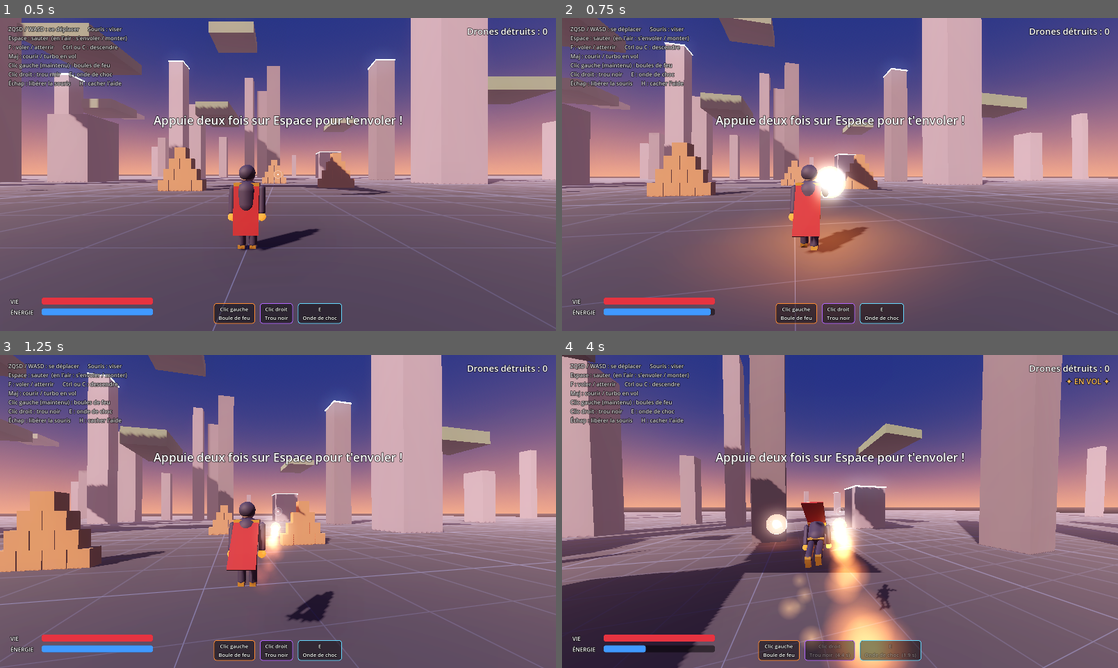
Above: before the commit, frames 1-4 (two rows, left to right).
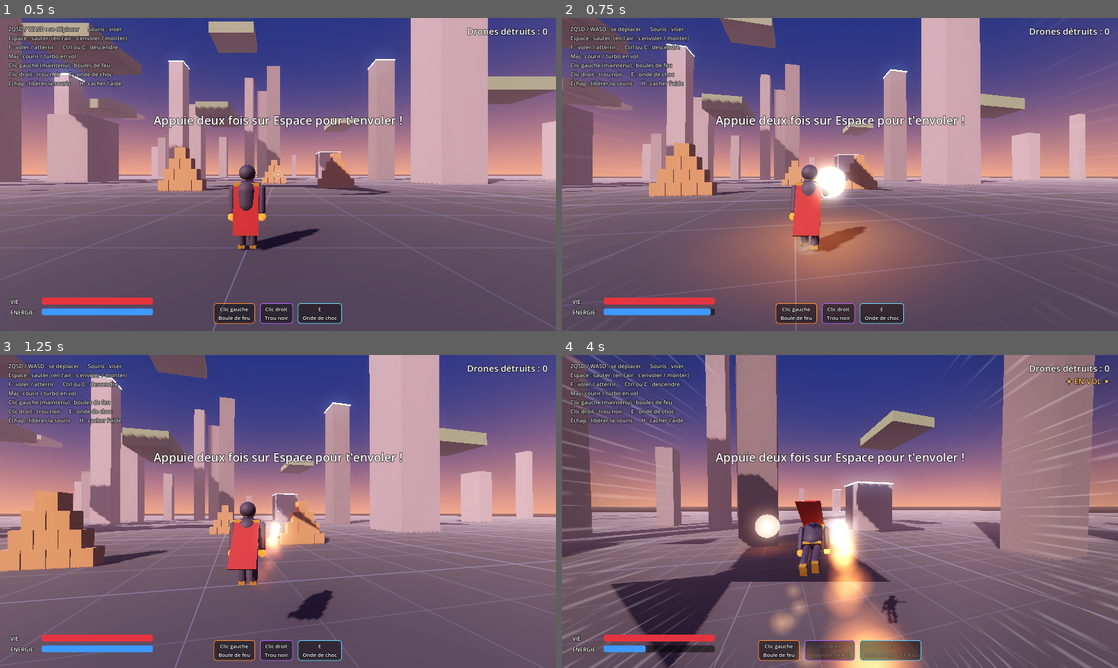
Above: after the commit, the same moments.

Repository: DannyUprajay/Game-idea
Game: Godot game, scene res://main.tscn
Same seed, same stepped clock (60 frames per second), same inputs: the game is played once before the commit and once after it.
Inputs (mouse positions are in pixels of both pictures, inside the frame that each line leads up to):
- Up to frame 1 (0.5 s): no input
- Up to frame 2 (0.75 s): move the mouse to (867, 174) at 0.52 s; hold W (move_forward) from 0.53 s (still down); hold Shift (sprint) from 0.53 s (still down); click (867, 174) at 0.67 s
- Up to frame 3 (1.25 s): keep holding W (move_forward); keep holding Shift (sprint); tap Space (jump) at 0.77 s
- Up to frame 4 (4 s): keep holding W (move_forward); move the mouse to (812, 511) at 1.27 s; release Shift (sprint) at 1.28 s; right-click (812, 511) at 1.35 s; click (812, 511) at 1.42 s; tap Space (jump) at 1.52, 3.02, 3.77 s; tap Shift (sprint) at 1.55, 2.3, 3.05 s; move the mouse to (851, 505) at 2.02 s; press the mouse at (851, 505) at 2.03 s; move the mouse to (834, 517) at 2.77 s; release the mouse at (834, 517) at 2.78 s; tap E (shockwave) at 2.85 s; click (834, 517) at 2.92 s; move the mouse to (878, 514) at 3.52 s; hold Shift (sprint) from 3.53 s (still down); click (878, 514) at 3.67 s

Frame 1 is identical in both runs. In frame 2, 3.2% of the frame differs, in the area x 0-100%, y 0-100%; in frame 3, 5.5%; in frame 4, 32%.

Commit message:
Add speed effects when sprinting and flying fast
Anime-style speed lines and vignette, wider FOV with speed, camera
rumble at top flight speed, and dust puffs under the feet when running.

Co-Authored-By: Claude Opus 5.5 <noreply@anthropic.com>
Claude-Session: https://claude.ai/code/session_01N198GZ9k88jHhN7gj9YkBa

Diff:
--- a/game/scripts/hud.gd
+++ b/game/scripts/hud.gd
@@ -1,5 +1,39 @@
 extends CanvasLayer
 ## Interface : viseur, vie, énergie, pouvoirs, score et aide.
+
+
+const SPEED_LINES_SHADER := """
+shader_type canvas_item;
+uniform float intensity : hint_range(0.0, 1.0) = 0.0;
+float hash(float n) {
+	return fract(sin(n * 12.9898) * 43758.5453);
+}
+void fragment() {
+	vec2 uv = UV - 0.5;
+	uv.x *= SCREEN_PIXEL_SIZE.y / SCREEN_PIXEL_SIZE.x;
+	float r = length(uv);
+	float angle = atan(uv.y, uv.x) / 6.2831853 + 0.5;
+	float count = 140.0;
+	float id = floor(angle * count);
+	float rnd = hash(id);
+	float rnd2 = hash(id + 71.0);
+	// Chaque ligne est un trait fin qui file vers l'extérieur.
+	float cell = fract(angle * count);
+	float width = 0.08 + rnd * 0.18;
+	float line = 1.0 - smoothstep(0.0, width, abs(cell - 0.5));
+	float seg = fract(r * (1.5 + rnd2 * 2.0) - TIME * (1.5 + rnd * 2.5) + rnd2 * 7.0);
+	float streak = smoothstep(0.0, 0.25, seg) * (1.0 - smoothstep(0.55, 1.0, seg));
+	float present = step(0.35 - intensity * 0.3, rnd2);
+	// Le centre de l'écran reste dégagé.
+	float inner = mix(0.62, 0.3, intensity) + rnd * 0.08;
+	float radial = smoothstep(inner, inner + 0.22, r);
+	float a = line * streak * present * radial * intensity * 0.75;
+	float vignette = smoothstep(0.4, 0.9, r) * intensity * 0.35;
+	float total = max(a, vignette);
+	vec3 col = mix(vec3(0.0), vec3(1.0), a / max(a + vignette, 0.0001));
+	COLOR = vec4(col, total);
+}
+"""
 
 
 class Crosshair extends Control:
@@ -20,6 +54,8 @@
 var _message: Label
 var _help: Label
 var _damage_overlay: ColorRect
+var _speed_lines: ColorRect
+var _speed_mat: ShaderMaterial
 var _ability_labels: Dictionary = {}
 var _score := 0
 
@@ -35,6 +71,17 @@
 	_damage_overlay.color = Color(0.8, 0.0, 0.0, 0.0)
 	_damage_overlay.mouse_filter = Control.MOUSE_FILTER_IGNORE
 	root.add_child(_damage_overlay)
+
+	# Lignes de vitesse (invisibles tant qu'on ne va pas vite).
+	_speed_mat = ShaderMaterial.new()
+	_speed_mat.shader = Shader.new()
+	_speed_mat.shader.code = SPEED_LINES_SHADER
+	_speed_lines = ColorRect.new()
+	_speed_lines.set_anchors_preset(Control.PRESET_FULL_RECT)
+	_speed_lines.mouse_filter = Control.MOUSE_FILTER_IGNORE
+	_speed_lines.material = _speed_mat
+	_speed_lines.visible = false
+	root.add_child(_speed_lines)
 
 	var cross := Crosshair.new()
 	cross.set_anchors_preset(Control.PRESET_FULL_RECT)
@@ -184,6 +231,11 @@
 	l.modulate = Color(1, 1, 1, 1) if available else Color(1, 1, 1, 0.35)
 
 
+func set_speed_effect(amount: float) -> void:
+	_speed_lines.visible = amount > 0.02
+	_speed_mat.set_shader_parameter("intensity", amount)
+
+
 func flash_damage() -> void:
 	_damage_overlay.color.a = 0.35
 	var t := create_tween()
--- a/game/scripts/main.gd
+++ b/game/scripts/main.gd
@@ -69,6 +69,7 @@
 			_spawn_timer = 2.5
 			_spawn_enemy()
 
+	hud.set_speed_effect(player.speed_effect)
 	hud.set_ability_state("fire", player.energy >= Player.FIREBALL_COST, 0.0)
 	hud.set_ability_state("black_hole", player.black_hole_cd <= 0.0 and player.energy >= Player.BLACK_HOLE_COST, player.black_hole_cd)
 	hud.set_ability_state("shockwave", player.shockwave_cd <= 0.0 and player.energy >= Player.SHOCKWAVE_COST, player.shockwave_cd)
--- a/game/scripts/player.gd
+++ b/game/scripts/player.gd
@@ -61,6 +61,10 @@
 var _legs: Array[Node3D] = []
 var _cape: Node3D
 var _aura: GPUParticles3D
+var _dust: GPUParticles3D
+
+## Intensité de l'effet de vitesse (0 = rien, 1 = vol à pleine vitesse).
+var speed_effect := 0.0
 
 
 func _ready() -> void:
@@ -155,6 +159,24 @@
 	_aura.position = Vector3(0, -0.4, 0)
 	_aura.emitting = false
 	_model.add_child(_aura)
+
+	# Poussière soulevée par les pieds quand on court.
+	_dust = FX.particles(30, 0.7, 0.6, [Color(0.75, 0.7, 0.65, 0), Color(0.7, 0.65, 0.6, 0.45), Color(0.6, 0.55, 0.5, 0)], [0.0, 0.2, 1.0])
+	((_dust.draw_pass_1 as QuadMesh).material as StandardMaterial3D).blend_mode = BaseMaterial3D.BLEND_MODE_MIX
+	var dm := _dust.process_material as ParticleProcessMaterial
+	dm.emission_shape = ParticleProcessMaterial.EMISSION_SHAPE_BOX
+	dm.emission_box_extents = Vector3(0.3, 0.05, 0.3)
+	dm.direction = Vector3(0, 1, 0)
+	dm.spread = 50.0
+	dm.initial_velocity_min = 0.5
+	dm.initial_velocity_max = 1.5
+	dm.gravity = Vector3(0, 0.5, 0)
+	dm.damping_min = 1.0
+	dm.damping_max = 2.0
+	_dust.local_coords = false
+	_dust.position = Vector3(0, 0.1, 0)
+	_dust.emitting = false
+	add_child(_dust)
 
 
 func _add_part(parent: Node3D, mesh: Mesh, mat: Material, pos: Vector3) -> MeshInstance3D:
@@ -489,9 +511,19 @@
 	var cape_angle: float = clampf(speed * 0.05, 0.08, 1.35) + sin(_anim_time * 7.0) * 0.05 * clampf(speed * 0.1, 0.2, 1.0)
 	_cape.rotation.x = lerpf(_cape.rotation.x, -cape_angle, clampf(delta * 8.0, 0.0, 1.0))
 
-	# Caméra : champ de vision plus large en vol rapide + tremblement.
-	var boosting := flying and Input.is_action_pressed("sprint") and speed > fly_speed
-	camera.fov = lerpf(camera.fov, 92.0 if boosting else 75.0, clampf(delta * 4.0, 0.0, 1.0))
+	# Effet de vitesse : léger en courant, fort en vol rapide.
+	var target_fx := 0.0
+	if flying:
+		target_fx = clampf((speed - fly_speed) / (fly_boost_speed - fly_speed), 0.0, 1.0)
+	elif is_on_floor() and Input.is_action_pressed("sprint"):
+		target_fx = clampf((hvel.length() - walk_speed) / (sprint_speed - walk_speed), 0.0, 1.0) * 0.45
+	speed_effect = lerpf(speed_effect, target_fx, clampf(delta * 5.0, 0.0, 1.0))
+	_dust.emitting = not flying and is_on_floor() and hvel.length() > walk_speed + 1.0
+
+	# Caméra : champ de vision plus large avec la vitesse + tremblement.
+	camera.fov = lerpf(camera.fov, 75.0 + speed_effect * 22.0, clampf(delta * 4.0, 0.0, 1.0))
+	if speed_effect > 0.6:
+		_shake = maxf(_shake, (speed_effect - 0.6) * 0.5)
 	_shake = maxf(_shake - delta * 2.5, 0.0)
 	var s := _shake * _shake
 	camera.h_offset = randf_range(-1.0, 1.0) * s * 0.6
